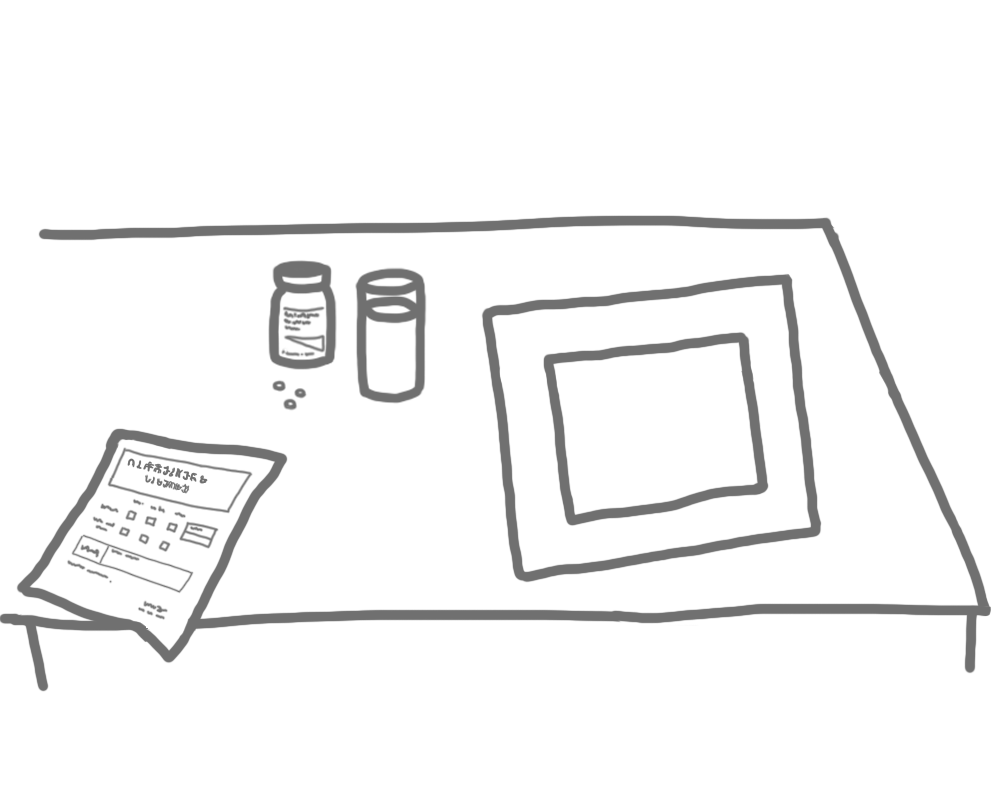
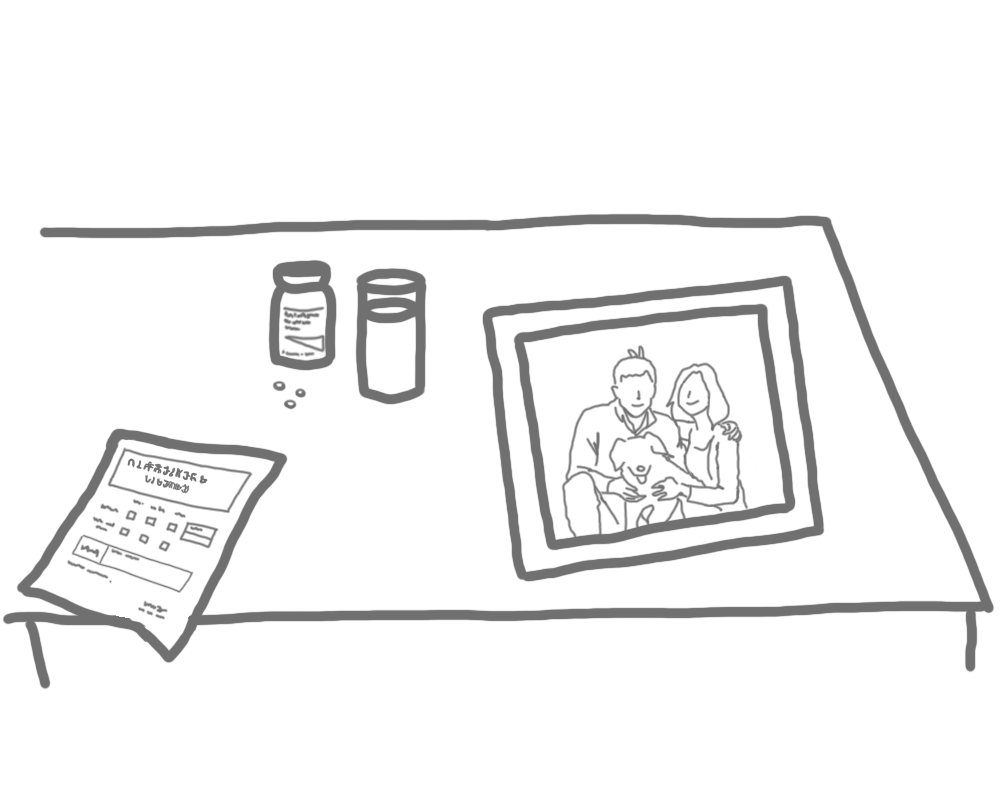
Layer changes from the first 1000 x 800 image to the second:
added layer "photo_content" above "photo'" over [561, 344, 757, 548]
added layer "photo'" above "photo" over [482, 275, 825, 582]
hid "photo", painted on it over [481, 273, 822, 583]
added layer "water'" above "wtr" over [355, 267, 427, 405]
hid "wtr" over [355, 267, 427, 405]
added layer "mdc'" above "mdc" over [268, 259, 337, 411]
hid "mdc" over [268, 259, 337, 411]
renamed "Layer 2" to "tbl'", showed it, moved it above "tbl", painted on it over [2, 213, 995, 690]
removed layer "lines" over [261, 213, 748, 575]
removed layer "Layer 5" over [272, 379, 426, 411]
hid "tbl", painted on it over [0, 215, 992, 692]
removed layer "base_new" over [0, 213, 995, 692]
